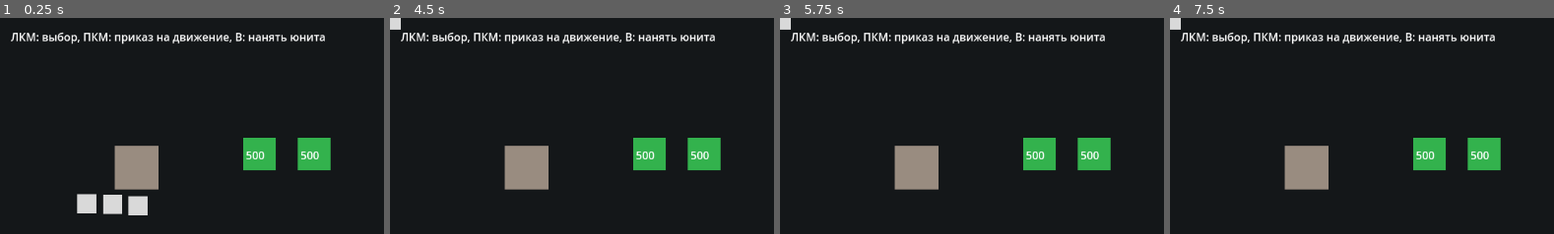
Above: before the commit, frames 1-4 (left to right).
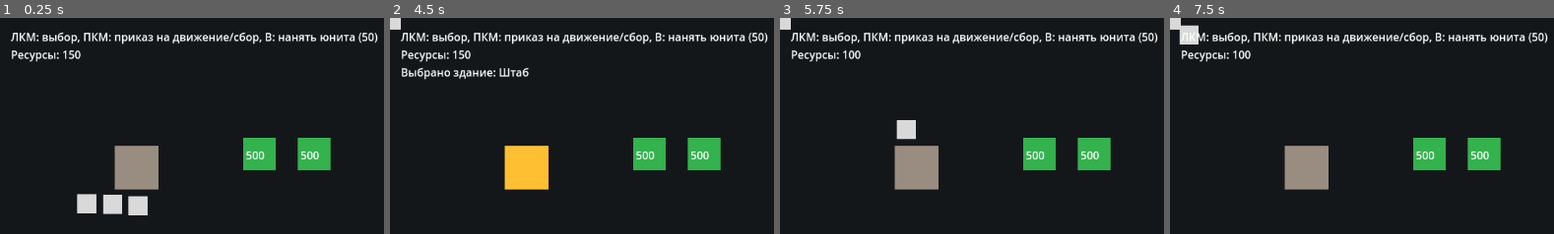
Above: after the commit, the same moments.

Repository: aegissana-sudo/vada2
Game: Godot game, scene res://scenes/Main.tscn
The game is run twice, just before and just after one commit, with the same random seed, the same clock (stepped at 60 frames per second) and the same inputs.
Inputs (mouse positions are in pixels of both pictures, inside the frame that each line leads up to):
- Up to frame 1 (0.25 s): no input
- Up to frame 2 (4.5 s): move the mouse to (outside the picture) at 0.52 s; hold B (spawn_unit) 0.53-1.28 s; click (outside the picture) at 0.67 s; move the mouse to (outside the picture) at 1.27 s; tap B (spawn_unit) at 1.35, 2.85, 4.35 s; click (outside the picture) at 1.42 s; move the mouse to (outside the picture) at 2.02 s; hold B (spawn_unit) 2.03-2.78 s; click (outside the picture) at 2.17 s; move the mouse to (outside the picture) at 2.77 s; click (outside the picture) at 2.92 s; tap Enter at 3.5 s; move the mouse to (outside the picture) at 3.52 s; hold B (spawn_unit) 3.53-4.28 s; click (outside the picture) at 3.67 s; tap Space at 4.25 s; move the mouse to (547, 171) at 4.27 s; click (547, 171) at 4.42 s
- Up to frame 3 (5.75 s): tap Enter at 5 s; move the mouse to (outside the picture) at 5.02 s; hold B (spawn_unit) from 5.03 s (still down); click (outside the picture) at 5.17 s
- Up to frame 4 (7.5 s): move the mouse to (1446, 128) at 5.77 s; release B (spawn_unit) at 5.78 s; tap B (spawn_unit) at 5.85, 7.35 s; click (1446, 128) at 5.92 s; move the mouse to (outside the picture) at 6.52 s; hold B (spawn_unit) 6.53-7.28 s; click (outside the picture) at 6.67 s; move the mouse to (outside the picture) at 7.27 s; click (outside the picture) at 7.42 s

The runs differ from the first frame. In frame 1, 1.3% of the frame differs, in the area x 3-99%, y 6-21%; in frame 2, 4.5%, in the area x 3-99%, y 6-80%; in frame 3, 1.8%; in frame 4, 1.8%.

Commit message:
Add resource gathering and unit training

Diff:
--- a/scripts/Building.gd
+++ b/scripts/Building.gd
@@ -5,6 +5,7 @@
 @onready var body_rect: ColorRect = $Body
 
 func _ready() -> void:
+	add_to_group("buildings")
 	_update_visual()
 
 func set_selected(is_selected: bool) -> void:
--- a/scripts/Main.gd
+++ b/scripts/Main.gd
@@ -6,6 +6,10 @@
 
 var selected_units: Array[Node] = []
 var selected_building: Node = null
+var resource_stockpile := 150
+var status_message := ""
+
+const UNIT_COST := 50
 
 @onready var hud_label: Label = $CanvasLayer/HUDLabel
 
@@ -31,6 +35,7 @@
 		_spawn_unit_from_selected_building()
 
 func _handle_left_click(click_position: Vector2, additive: bool) -> void:
+	status_message = ""
 	var hit = _pick_entity(click_position)
 	if not additive:
 		_clear_selection()
@@ -48,8 +53,12 @@
 	_update_hud()
 
 func _issue_move_command(target_position: Vector2) -> void:
+	var target_resource = _pick_entity(target_position)
 	for unit in selected_units:
-		if unit.has_method("set_target"):
+		if target_resource != null and target_resource.is_in_group("resources"):
+			if unit.has_method("set_resource_target"):
+				unit.set_resource_target(target_resource)
+		elif unit.has_method("set_target"):
 			unit.set_target(target_position)
 
 func _select_unit(unit: Node) -> void:
@@ -87,12 +96,22 @@
 
 func _spawn_unit_from_selected_building() -> void:
 	if selected_building == null:
+		status_message = "Выберите штаб, чтобы нанять юнита."
+		_update_hud()
 		return
 	if unit_scene == null:
+		return
+	if resource_stockpile < UNIT_COST:
+		status_message = "Недостаточно ресурсов для найма."
+		_update_hud()
 		return
 	var unit = unit_scene.instantiate()
 	add_child(unit)
 	unit.global_position = selected_building.global_position + Vector2(48, 0)
+	resource_stockpile -= UNIT_COST
+	_register_unit(unit)
+	status_message = "Нанят новый юнит."
+	_update_hud()
 
 func _spawn_starting_entities() -> void:
 	var building = building_scene.instantiate()
@@ -103,16 +122,28 @@
 		var unit = unit_scene.instantiate()
 		add_child(unit)
 		unit.global_position = Vector2(140 + i * 40, 300)
+		_register_unit(unit)
 
 	for i in range(2):
 		var resource = resource_scene.instantiate()
 		add_child(resource)
 		resource.global_position = Vector2(380 + i * 80, 200)
 
+func _register_unit(unit: Node) -> void:
+	if unit.has_signal("resource_collected"):
+		unit.resource_collected.connect(_on_resource_collected)
+
+func _on_resource_collected(amount: int) -> void:
+	resource_stockpile += amount
+	_update_hud()
+
 func _update_hud() -> void:
-	var info = "ЛКМ: выбор, ПКМ: приказ на движение, B: нанять юнита"
+	var info = "ЛКМ: выбор, ПКМ: приказ на движение/сбор, B: нанять юнита (%d)" % UNIT_COST
+	info += "\nРесурсы: %d" % resource_stockpile
 	if selected_units.size() > 0:
 		info += "\nВыбрано юнитов: %d" % selected_units.size()
 	if selected_building != null:
 		info += "\nВыбрано здание: Штаб"
+	if status_message != "":
+		info += "\n" + status_message
 	hud_label.text = info
--- a/scripts/Resource.gd
+++ b/scripts/Resource.gd
@@ -6,5 +6,19 @@
 @onready var label: Label = $Label
 
 func _ready() -> void:
+	add_to_group("resources")
 	body_rect.color = Color(0.2, 0.7, 0.3)
+	_update_label()
+
+func take(amount: int) -> int:
+	if resource_amount <= 0:
+		return 0
+	var taken := min(resource_amount, amount)
+	resource_amount -= taken
+	_update_label()
+	if resource_amount <= 0:
+		queue_free()
+	return taken
+
+func _update_label() -> void:
 	label.text = str(resource_amount)
--- a/scripts/Unit.gd
+++ b/scripts/Unit.gd
@@ -1,24 +1,57 @@
 extends Area2D
 
+signal resource_collected(amount: int)
+
 @export var speed := 120.0
+@export var gather_interval := 0.6
+@export var gather_amount := 10
+@export var interact_range := 18.0
 
 var selected := false
 var target_position: Vector2
+var target_resource: Node = null
+var gather_timer := 0.0
 
 @onready var body_rect: ColorRect = $Body
 
 func _ready() -> void:
 	target_position = global_position
+	add_to_group("units")
 	_update_visual()
 
 func _process(delta: float) -> void:
+	if target_resource != null and not is_instance_valid(target_resource):
+		target_resource = null
+		gather_timer = 0.0
+
+	if target_resource != null:
+		target_position = target_resource.global_position
 	var distance = global_position.distance_to(target_position)
 	if distance > 4.0:
 		var direction = (target_position - global_position).normalized()
 		global_position += direction * speed * delta
+		gather_timer = 0.0
+	elif target_resource != null:
+		gather_timer += delta
+		if gather_timer >= gather_interval:
+			gather_timer = 0.0
+			if target_resource.has_method("take"):
+				var gathered = target_resource.take(gather_amount)
+				if gathered > 0:
+					resource_collected.emit(gathered)
+				if gathered < gather_amount:
+					target_resource = null
 
 func set_target(new_target: Vector2) -> void:
 	target_position = new_target
+	target_resource = null
+	gather_timer = 0.0
+
+func set_resource_target(resource: Node) -> void:
+	target_resource = resource
+	if resource != null:
+		target_position = resource.global_position
+	gather_timer = 0.0
 
 func set_selected(is_selected: bool) -> void:
 	selected = is_selected
